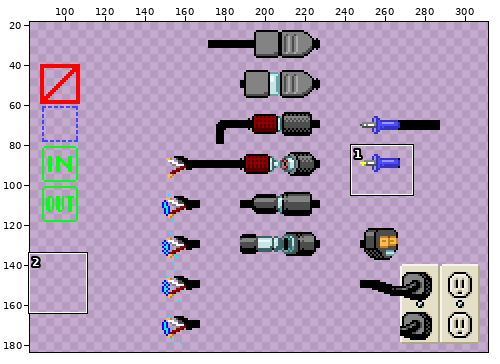
Sprite sheet, stored at connector/connectors.png. The first picture is a wide view before the edit; the outline marks the close-up.
Close-up. As it was:
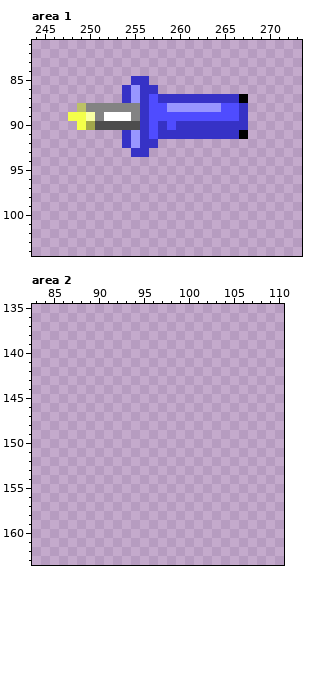
The file is 320x200 pixels. Colours within 5 levels of each other are drawn and written as one. Shown: area 1: x 244..273, y 81..104; area 2: x 83..110, y 135..163. The wide view leaves out empty margins.
Now the later version:
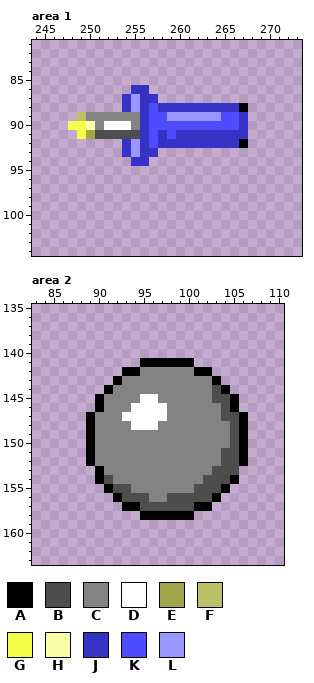
Palette (. is transparent): A #000000  B #4d4d4d  C #838383  D #ffffff  E #a1a64b  F #bcc166  G #f4ff49  H #f9ffa4  J #3632c6  K #4f4cff  L #9896ff
Change:
Area 1:
Colour A now appears in row 92 at x 267.
The author changed colour J to colour A in row 88 at x 267.
Colour B now appears in row 91 at x 251 to 253.
The author changed colour J to colour B in row 91 at x 254.
The author changed colour L to colour B in row 91 at x 255.
The author changed colour B to colour C in row 90 at x 251 and 255.
The author changed colour D to colour C in row 89 at x 252 to 254.
The author changed colour H to colour C in row 89 at x 250.
The author changed colour B to colour D in row 90 at x 252 to 254.
Colour E now appears in row 91 at x 250.
The author changed colour G to colour F in row 89 at x 249.
Colour G now appears in row 90 at x 248; in row 91 at x 249.
The author changed colour E to colour H in row 90 at x 250.
Colour J now appears in row 92 at x 258 to 266; in row 93 at x 254 and 257; in row 94 at x 255 to 256.
The author changed colour A to colour J in row 91 at x 267.
The author changed colour C to colour J in row 88 at x 254.
The author changed colour K to colour J in row 87 at x 257; in row 88 at x 258 and 265 to 266.
The author changed colour L to colour J in row 86 at x 255; in row 88 at x 259 to 264.
The author changed colour J to colour K in row 90 at x 258 and 260 to 266; in row 91 at x 259; in row 92 at x 257.
The author changed colour C to colour L in row 88 at x 255.
The author changed colour J to colour L in row 93 at x 255.
The author changed colour K to colour L in row 89 at x 259 to 264.
Colour A is removed in row 87 at x 267.
Colour C is removed in row 88 at x 250 to 253.
Colour F is removed in row 88 at x 249.
Colour G is removed in row 89 at x 248.
Colour J is removed in row 85 at x 255 to 256; in row 86 at x 254 and 257; in row 87 at x 258 to 266.
Area 2:
Colour A now appears in row 141 at x 95 to 100; in row 142 at x 93 to 94 and 101 to 102; in row 143 at x 92 and 103; in row 144 at x 91 and 104; in rows 145 to 146 at x 90 and 105; in rows 147 to 152 at x 89 and 106.
Colour A now appears in row 153 at x 90; in row 154 at x 90 and 105; in row 155 at x 91 and 104; in row 156 at x 92 and 103; in row 157 at x 93 to 94 and 101 to 102; in row 158 at x 95 to 100.
Colour B now appears in row 144 at x 103; in row 145 at x 103 to 104; in row 146 at x 104; in row 147 at x 104 to 105; in rows 148 to 150 at x 105; in rows 151 to 152 at x 104 to 105.
Colour B now appears in row 153 at x 103 to 105; in row 154 at x 91 and 102 to 104; in row 155 at x 92 to 93 and 101 to 103; in row 156 at x 93 to 95 and 98 to 102; in row 157 at x 95 to 100.
Colour C now appears in row 142 at x 95 to 100; in row 143 at x 93 to 102; in row 144 at x 92 to 102; in row 145 at x 91 to 94 and 97 to 102; in row 146 at x 91 to 93 and 98 to 103; in row 147 at x 90 to 92 and 98 to 103.
Colour C now appears in row 148 at x 90 to 93 and 97 to 104; in rows 149 to 150 at x 90 to 104; in rows 151 to 152 at x 90 to 103; in row 153 at x 91 to 102; in row 154 at x 92 to 101; in row 155 at x 94 to 100.
Colour C now appears in row 156 at x 96 to 97.
Colour D now appears in row 145 at x 95 to 96; in row 146 at x 94 to 97; in row 147 at x 93 to 97; in row 148 at x 94 to 96.
Changed places in both close-ups, as pixel boxes (x1, y1, x2, y2):
changed: (68, 76, 248, 166)
added: (86, 358, 248, 520)
